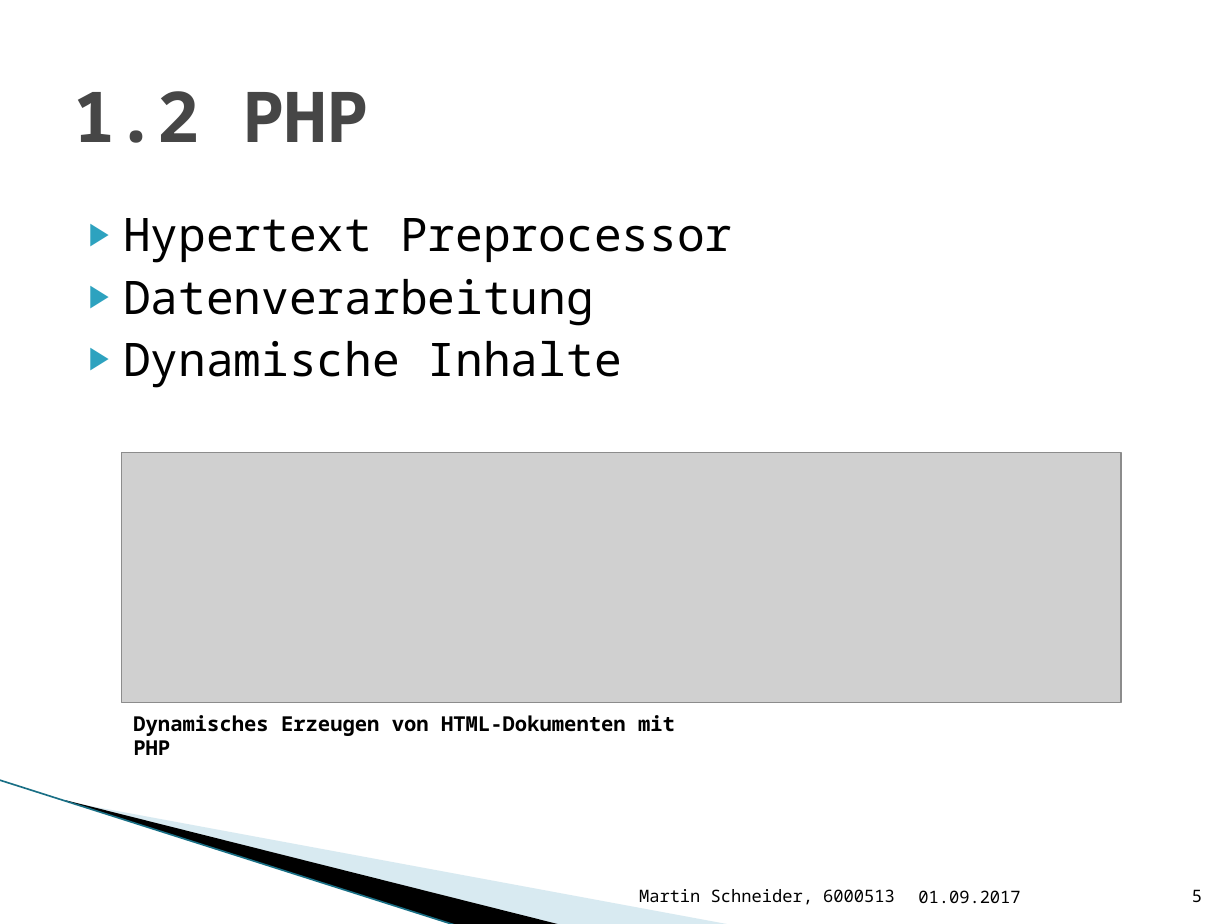
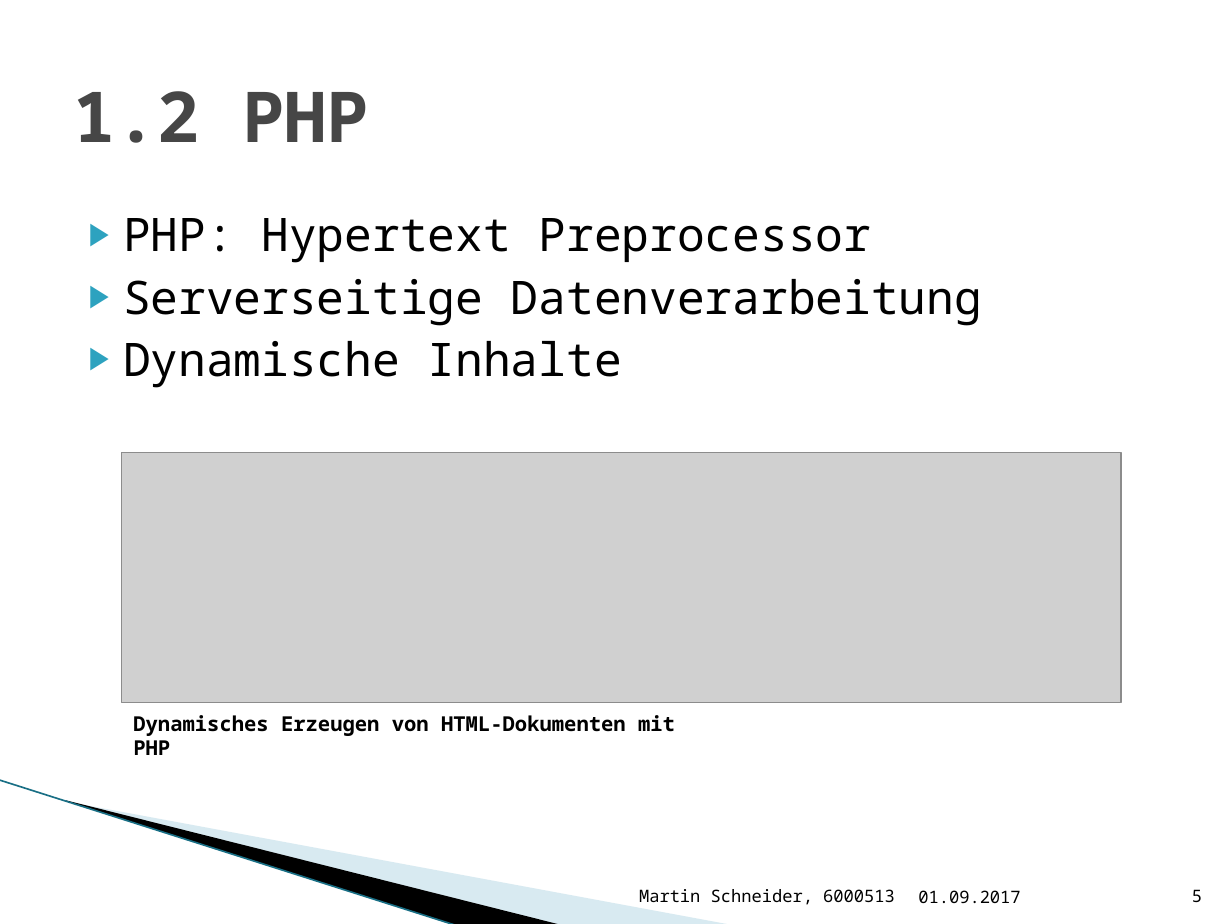
Before and after one commit to Bondzio/Stuff, a slide deck: slide 5 of Bachelor/Präsentation Bachelor.pptx. Drawn at 1232x924 pixels with LibreOffice and Linux fonts; fonts in the diff are those of the drawing; grey boxes stand for pictures; background and template pictures are left out. Boxes give left, top, right and bottom in pixels: in the first picture for what was removed or moved away, otherwise in the second. Text is boxed around its words. In the diff, an @@ line names an element or a change of style, - is before the commit and + after.

```diff
--- a/Bachelor/Präsentation Bachelor.pptx
+++ b/Bachelor/Präsentation Bachelor.pptx
@@ text at (123, 218, 982, 326): text changed @@
-▶ Hypertext Preprocessor
-▶ Datenverarbeitung
+▶ PHP: Hypertext Preprocessor
+▶ Serverseitige Datenverarbeitung
```
Also in this commit, not shown: 2 other slides changed, 2 slides added, 3 other files.
